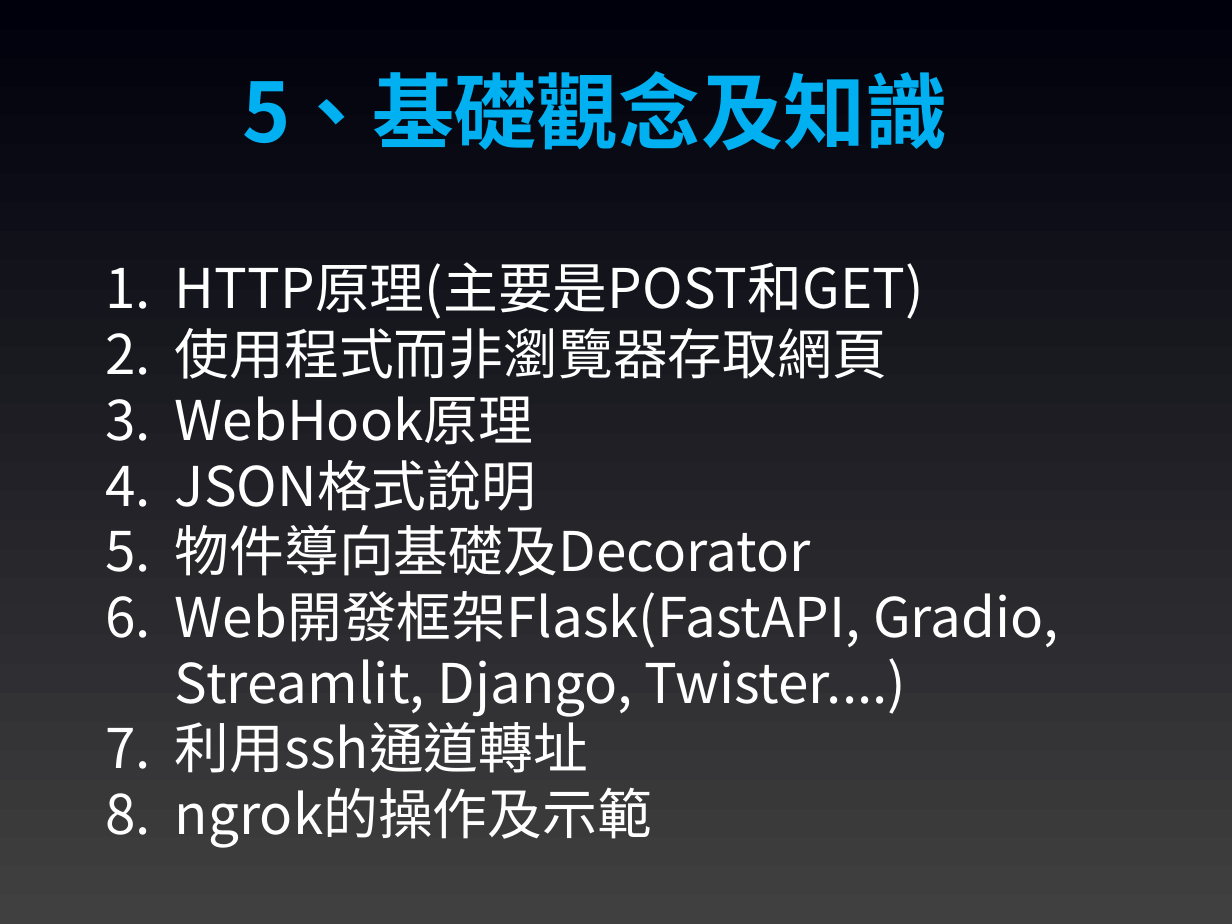
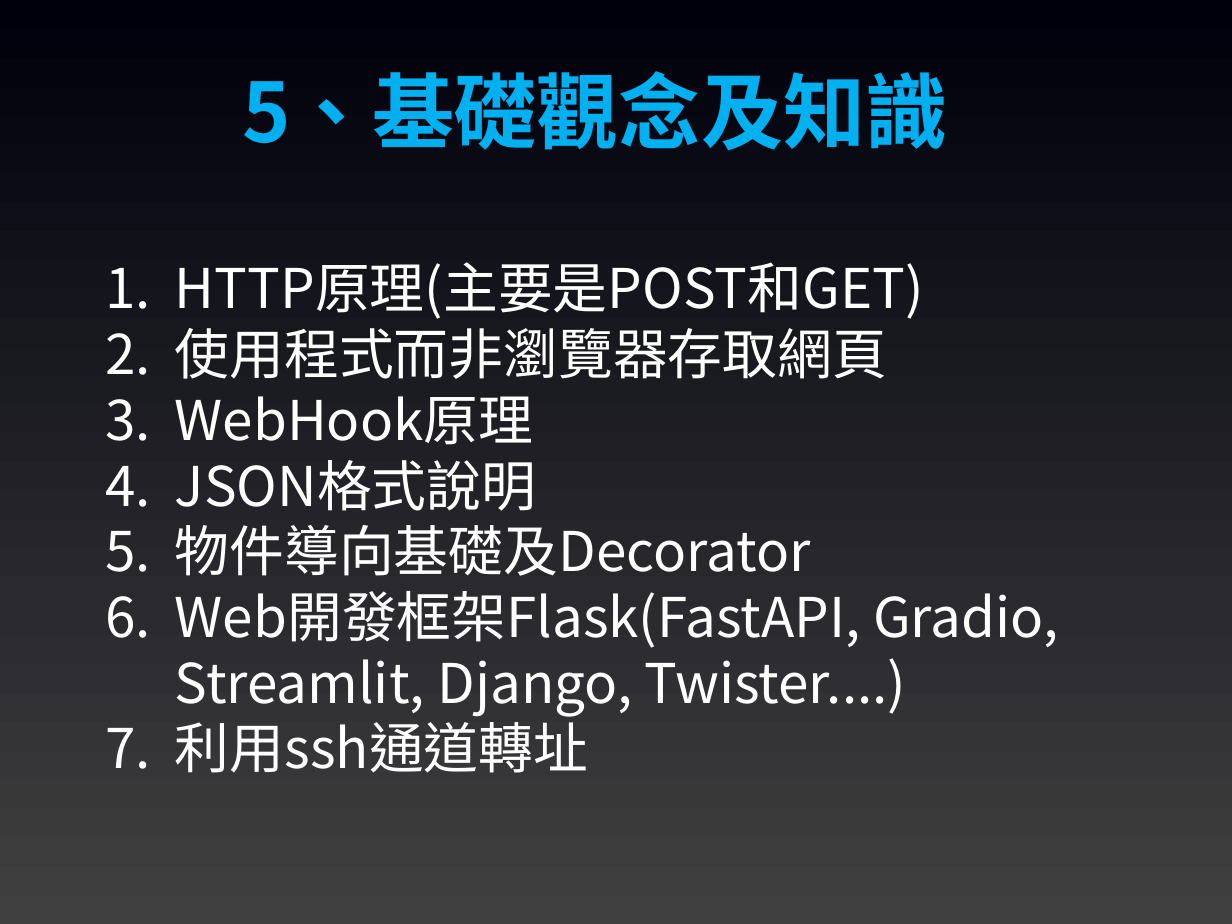
Before and after one commit to joshhu/sculinebot2024, a slide deck: slide 9 of Slides/課程大綱.pptx. Drawn at 1232x924 pixels with LibreOffice and Linux fonts; fonts in the diff are those of the drawing. Boxes give left, top, right and bottom in pixels: in the first picture for what was removed or moved away, otherwise in the second. Text is boxed around its words. In the diff, an @@ line names an element or a change of style, - is before the commit and + after.

```diff
--- a/Slides/課程大綱.pptx
+++ b/Slides/課程大綱.pptx
@@ text at (175, 787, 652, 848): paragraph removed @@
-8. ngrok的操作及示範
```
Also in this commit, not shown: 4 other files.
